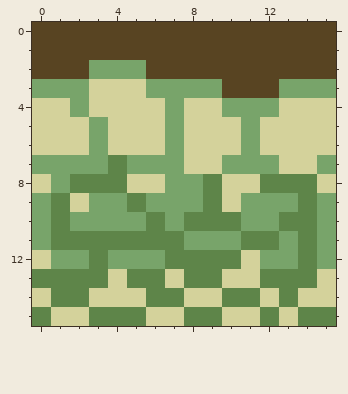
Edited in one commit: pixel-art sprite (assets/walls/4.png). Above, as it was before the edit.
The file is 16x16 pixels.
After the commit:
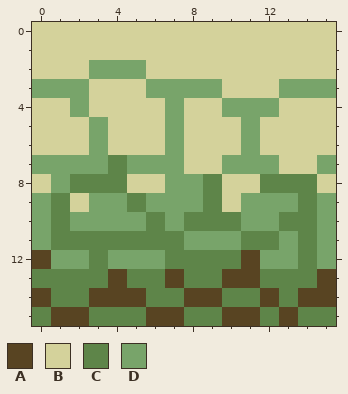
Palette (. is transparent): A #584422  B #d4d29b  C #5e8549  D #78a46a
The edit:
Colour A replaces colour B in row 12 at x 0 and 11; in row 13 at x 4, 7, 10 to 11 and 15; in row 14 at x 0, 3 to 5, 8 to 9, 12 and 14 to 15; in row 15 at x 1 to 2, 6 to 7, 10 to 11 and 13.
Colour B replaces colour A in rows 0 to 1 at x 0 to 15; in row 2 at x 0 to 2 and 6 to 15; in row 3 at x 10 to 12.
Where, in picture pixels (left, top, right, bottom), the same in both pictures:
changed: (32, 22, 336, 98)
changed: (32, 250, 336, 326)
